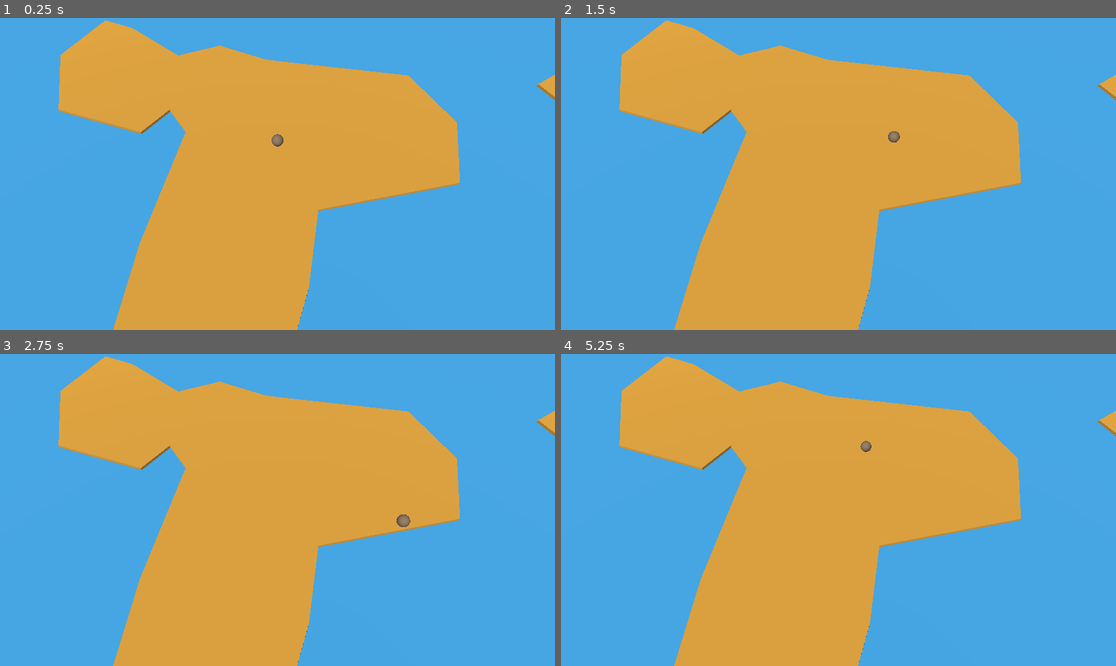
Above: before the commit, frames 1-4 (two rows, left to right).
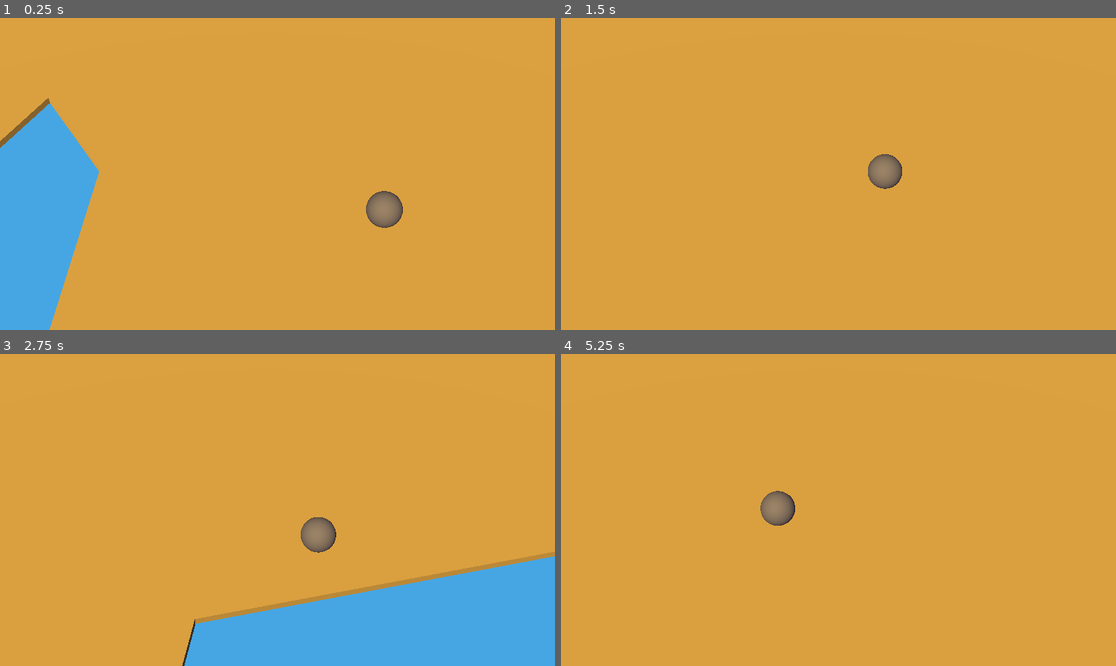
Above: after the commit, the same moments.

Repository: JonasMumm/ifgamesh-summerjam-2024-theme
Game: Godot game, scene res://world.tscn
Two runs of this game, one before a commit and one after it. Both use one fixed random seed, a clock stepped at 60 frames per second and the inputs below. The project has no main scene, so this scene is started directly.
Inputs:
- Up to frame 1 (0.25 s): no input
- Up to frame 2 (1.5 s): hold D (control_right) 0.53-1.28 s; hold S (control_down) from 1.28 s (still down)
- Up to frame 3 (2.75 s): release S (control_down) at 2.03 s; hold D (control_right) from 2.03 s (still down)
- Up to frame 4 (5.25 s): release D (control_right) at 2.78 s; hold W (control_up) 2.78-3.53 s; hold A (control_left) 3.53-5.03 s; hold S (control_down) from 5.03 s (still down)

The runs differ from the first frame. In frame 1, 51% of the frame differs, in the area x 0-100%, y 0-100%; in frame 2, 60%; in frame 3, 52%; in frame 4, 60%.

Commit message:
cam controller

Diff:
--- /dev/null
+++ b/camera_controller.gd
@@ -0,0 +1,31 @@
+class_name camera_controller
+extends Node3D
+
+@export var cam : Camera3D
+
+@export var focus_target_position : Node3D
+@export var focus_target_distance : float
+@export var focus_target_fov : float
+
+@export var position_damping_lambda : float
+@export var distance_damping_lambda : float
+@export var fov_damping_lambda : float
+
+func _ready():
+	if focus_target_distance == 0:
+		focus_target_distance = cam.position.length()
+
+	if focus_target_fov == 0:
+		focus_target_fov = cam.fov
+
+func _process(delta:float):
+	global_position = Damp(global_position, focus_target_position.global_position, position_damping_lambda, delta)
+	var camDir := cam.position.normalized()
+	cam.position = Damp(cam.position, camDir * focus_target_distance, distance_damping_lambda, delta)
+	cam.fov = DampF(cam.fov, focus_target_fov, fov_damping_lambda, delta)
+
+static func DampF(a: float, b : float, lambda : float, dt : float) -> float:
+	return lerpf(a, b, 1 - exp(-lambda * dt))
+
+static func Damp(a: Variant, b : Variant, lambda : float, dt : float) -> Variant:
+	return lerp(a, b, 1 - exp(-lambda * dt))
--- a/world.tscn
+++ b/world.tscn
@@ -1,8 +1,9 @@
-[gd_scene load_steps=12 format=3 uid="uid://cmmtcjsrqqnpv"]
+[gd_scene load_steps=13 format=3 uid="uid://cmmtcjsrqqnpv"]
 
 [ext_resource type="ArrayMesh" uid="uid://c8cuqjitg2g6h" path="res://D3D/IslesBase.res" id="1_d08te"]
 [ext_resource type="ArrayMesh" uid="uid://dh5rkb22rlruv" path="res://D3D/IslesWalls.res" id="2_1dswj"]
 [ext_resource type="Script" path="res://placeholder_controller.gd" id="3_82hsj"]
+[ext_resource type="Script" path="res://camera_controller.gd" id="4_p7pem"]
 
 [sub_resource type="Environment" id="Environment_uay2i"]
 ambient_light_source = 2
@@ -70,7 +71,7 @@
 lock_rotation = true
 linear_damp = 2.44
 script = ExtResource("3_82hsj")
-force = 5.0
+force = 3.0
 rotation_speed = 6.0
 
 [node name="CollisionShape3D" type="CollisionShape3D" parent="Vehicle"]
@@ -79,6 +80,17 @@
 [node name="MeshInstance3D" type="MeshInstance3D" parent="Vehicle"]
 mesh = SubResource("SphereMesh_rbwwo")
 
-[node name="Camera3D" type="Camera3D" parent="."]
-transform = Transform3D(1, 0, 0, 0, 0.611417, 0.791309, 0, -0.791309, 0.611417, 1.23573, 4.38196, 4.48625)
-fov = 50.0
+[node name="CameraController" type="Node3D" parent="." node_paths=PackedStringArray("cam", "focus_target_position")]
+script = ExtResource("4_p7pem")
+cam = NodePath("RotationOffset/Camera3D")
+focus_target_position = NodePath("../Vehicle")
+position_damping_lambda = 3.0
+distance_damping_lambda = 3.0
+fov_damping_lambda = 3.0
+
+[node name="RotationOffset" type="Node3D" parent="CameraController"]
+transform = Transform3D(1, 0, 0, 0, 0.607293, 0.794478, 0, -0.794478, 0.607293, 0, 0, 0)
+
+[node name="Camera3D" type="Camera3D" parent="CameraController/RotationOffset"]
+transform = Transform3D(1, 0, 0, 0, 1, 0, 0, 0, 1, 0, 0, 5.099)
+fov = 20.0
